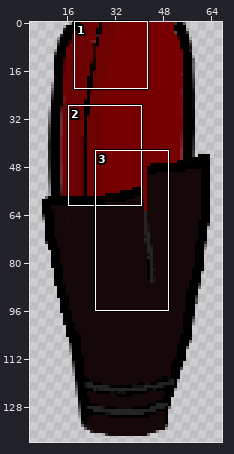
Edited in one commit: sprite sheet (Assets/Sprites/chan 1_d1.png). The first picture is a wide view before the edit; the outline marks the close-up.
Close-up. Before the commit:
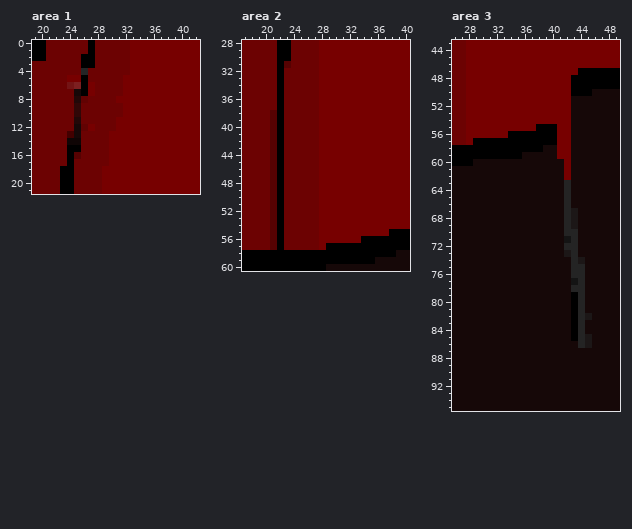
The file is 70x140 pixels. Pixels under 10% opacity are left out. Colours within 5 levels of each other are drawn and written as one. Shown: area 1: x 19..42, y 0..21; area 2: x 17..40, y 28..60; area 3: x 26..49, y 43..95. The wide view leaves out empty margins. The commit also changed other parts of the picture, which this record leaves out.
The result:
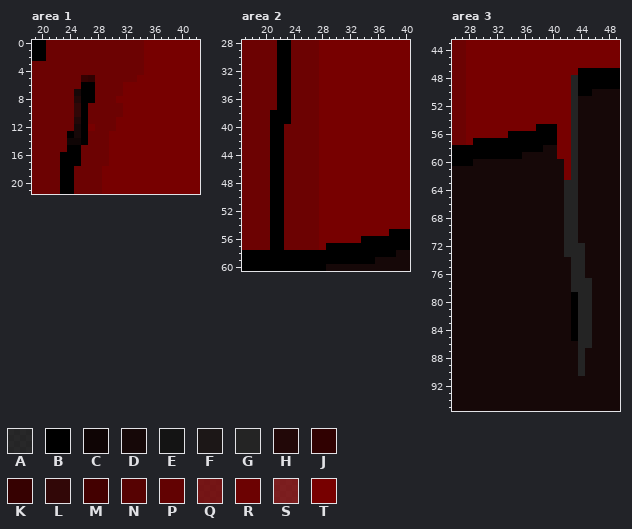
Palette (. is transparent): A #000000cd  B #000000  C #0f0505  D #160808  E #141414  F #1c1717  G #242424  H #220808  J #300101  K #360101  L #310707  M #430000  N #560202  P #620202  Q #6b0202e6  R #6c0202  S #6f0101d9  T #770000
Change:
Changed rows in their new state; - is an unchanged pixel.
Area 1:
first column x 23:
 0 ----R-----RR
 1 ----R-----RR
 2 ---RR-----RR
 3 ---RR-----RR
 4 ---R------RR
 5 -RRKJ----RR-
 6 -RR-B-------
 7 ----B-------
 8 ---BB-------
 9 ---B--------
10 ---B--------
11 ---B--------
12 ---B--------
13 -B-B--------
14 ---B--------
16 B-B---------
17 B-B---------
Area 2:
first column x 21:
31 --B
32 --B
33 --B
34 --B
35 --B
36 --B
37 --B
38 B-B
39 B-B
40 B--
41 B--
42 B--
43 B--
44 B--
45 B--
46 B--
47 B--
48 B--
49 B--
50 B--
51 B--
52 B--
53 B--
54 B--
55 B--
56 B--
57 B--
Area 3:
first column x 42:
48 -G--
49 -G--
50 -G--
51 -G--
52 -G--
53 -G--
54 -G--
55 -G--
56 -G--
57 -G--
58 -G--
59 -G--
60 -G--
61 -G--
62 -G--
63 -G--
64 -G--
65 -G--
66 -G--
67 -G--
68 -G--
69 -G--
71 G---
72 --G-
73 G-G-
74 --G-
77 -G-G
78 ---G
79 ---G
80 ---G
81 ---G
82 ---G
83 ---G
84 ---G
85 ---G
86 ---G
87 --G-
88 --G-
89 --G-
90 --G-
Boxes around the changes in both close-ups, in picture pixels (x1, y1, x2, y2):
changed: (60, 40, 95, 166)
changed: (123, 40, 144, 82)
changed: (270, 61, 291, 250)
changed: (564, 75, 592, 376)
